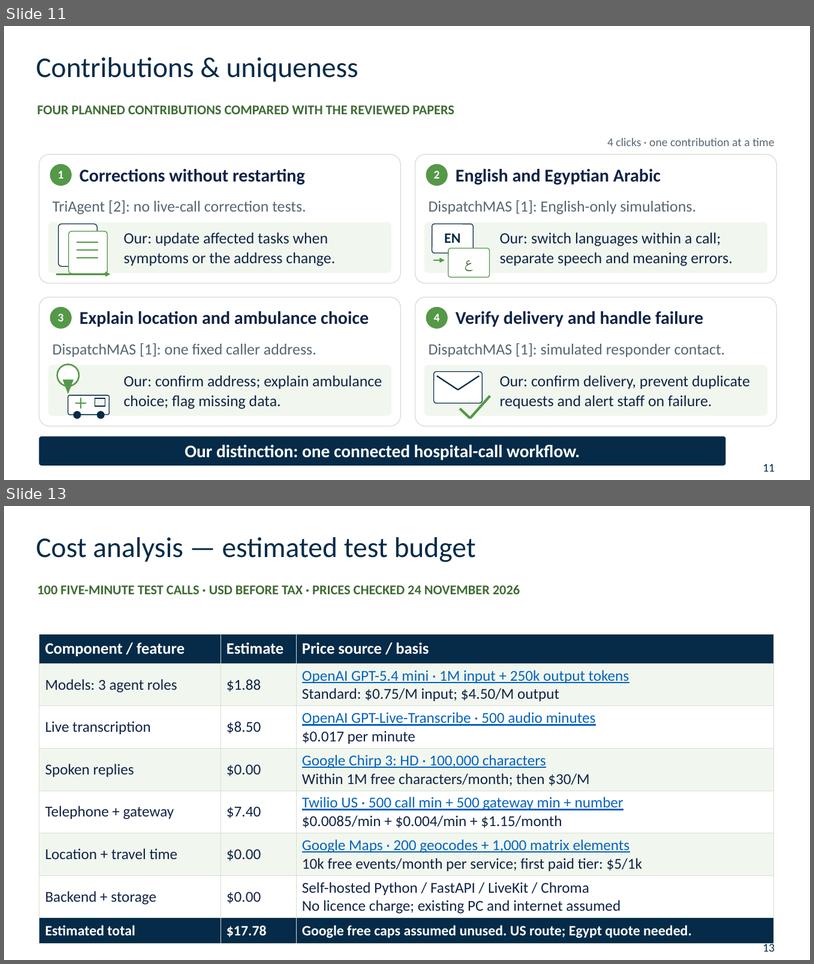
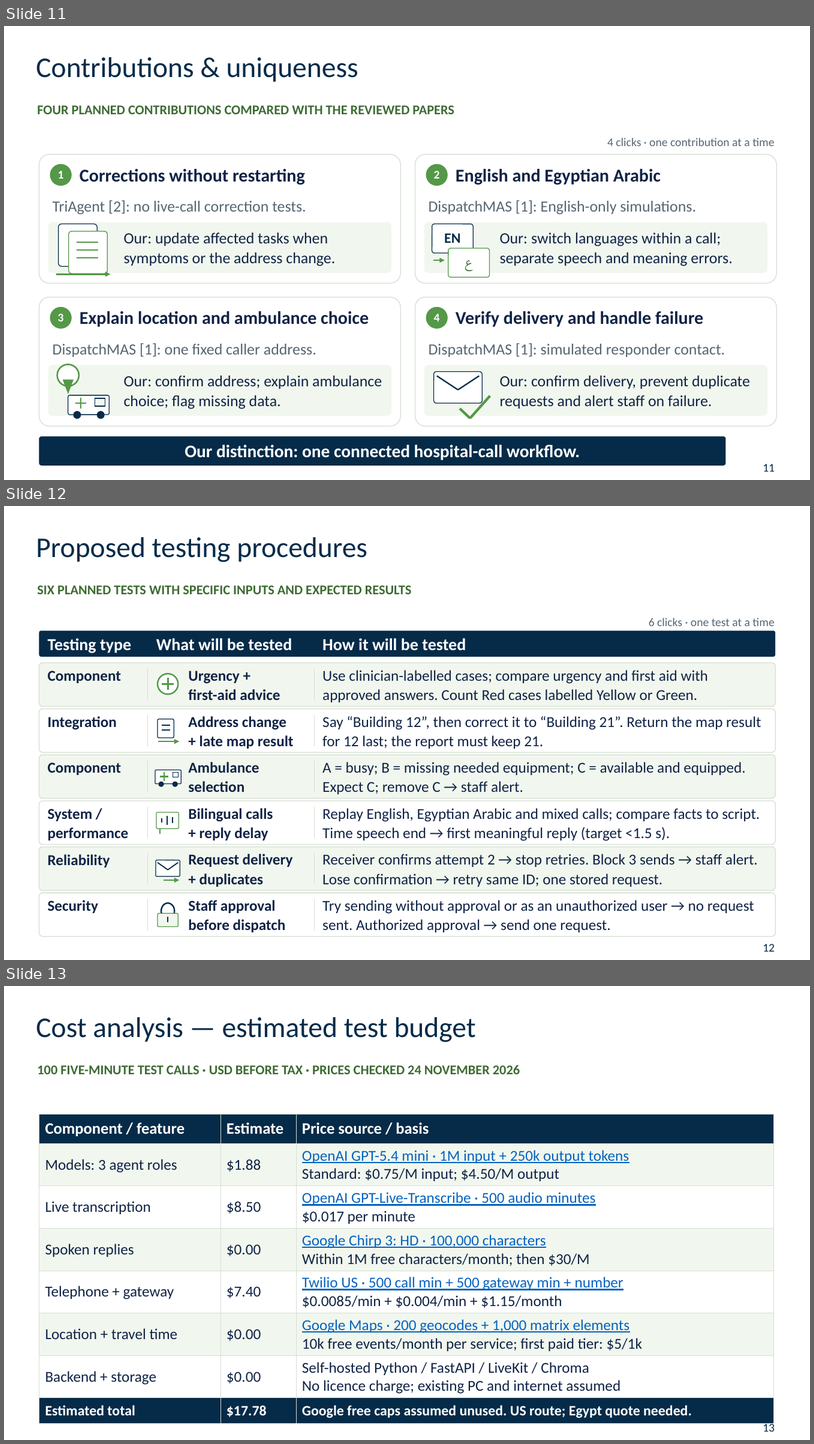
Before and after one commit to 3bdoo04/Uni-Grad, a slide deck: Review/Presentation/Uni-Grad - Midterm Presentation.pptx. Shown one above the other, each under a label of ours: slides 11 and 13 before the commit, slides 11, 12 and 13 after it; the slides between them are not shown. The pictures are 814x964 and 814x1444 pixels, drawn with LibreOffice and Linux fonts; fonts in the diff are those of the drawing; background and template pictures are left out. Boxes give left, top, right and bottom in pixels: in the first picture for what was removed or moved away, otherwise in the second. Text is boxed around its words. In the diff, an @@ line names an element or a change of style, - is before the commit and + after.

```diff
--- a/Review/Presentation/Uni-Grad - Midterm Presentation.pptx
+++ b/Review/Presentation/Uni-Grad - Midterm Presentation.pptx
@@ slide 12 added at bbox=[4, 506, 810, 960], background #FFFFFF @@
@@ text added at bbox=[36, 537, 368, 562], 34 pt, text #062B49 @@
+Proposed testing procedures
@@ text added at bbox=[37, 585, 412, 594], 16 pt, text #3D6B32, bold @@
+SIX PLANNED TESTS WITH SPECIFIC INPUTS AND EXPECTED RESULTS
@@ rounded rectangle added at bbox=[39, 631, 776, 657], fill #062B49 @@
@@ text added at bbox=[649, 618, 774, 626], 14 pt, text #566672 @@
+6 clicks · one test at a time
@@ text added at bbox=[48, 638, 131, 653], 20 pt, text #FFFFFF, bold @@
+Testing type
@@ text added at bbox=[156, 638, 292, 651], 20 pt, text #FFFFFF, bold @@
+What will be tested
@@ text added at bbox=[323, 638, 466, 651], 20 pt, text #FFFFFF, bold @@
+How it will be tested
@@ group added at bbox=[39, 663, 776, 706]: 4 lines, 3 texts, 1 rounded rectangle, 1 ellipse @@
+Component
+Urgency +
+first-aid advice
+Use clinician-labelled cases; compare urgency and first aid with approved answers. Count Red cases labelled Yellow or Green.
@@ group added at bbox=[39, 709, 776, 752]: 4 lines, 3 texts, 2 rounded rectangles, 1 arrow @@
+Integration
+Address change
++ late map result
+Say “Building 12”, then correct it to “Building 21”. Return the map result for 12 last; the report must keep 21.
@@ group added at bbox=[39, 754, 776, 798]: 4 lines, 3 texts, 2 rounded rectangles, 2 ellipses, 1 rectangle @@
+Component
+Ambulance
+selection
+A = busy; B = missing needed equipment; C = available and equipped. Expect C; remove C → staff alert.
@@ group added at bbox=[39, 801, 776, 844]: 6 lines, 3 texts, 2 rounded rectangles @@
+System /
+performance
+Bilingual calls
++ reply delay
+Replay English, Egyptian Arabic and mixed calls; compare facts to script. Time speech end → first meaningful reply (target <1.5 s).
@@ group added at bbox=[39, 847, 776, 890]: 4 lines, 3 texts, 2 rounded rectangles, 1 arrow @@
+Reliability
+Request delivery
++ duplicates
+Receiver confirms attempt 2 → stop retries. Block 3 sends → staff alert. Lose confirmation → retry same ID; one stored request.
@@ group added at bbox=[39, 892, 776, 936]: 3 lines, 3 texts, 2 rounded rectangles, 1 ellipse @@
+Security
+Staff approval
+before dispatch
+Try sending without approval or as an unauthorized user → no request sent. Authorized approval → send one request.
@@ text added at bbox=[763, 943, 775, 951], 14 pt, text #062B49 @@
+12
```
Also in this commit, not shown: 1 slide removed, 22 other files.
